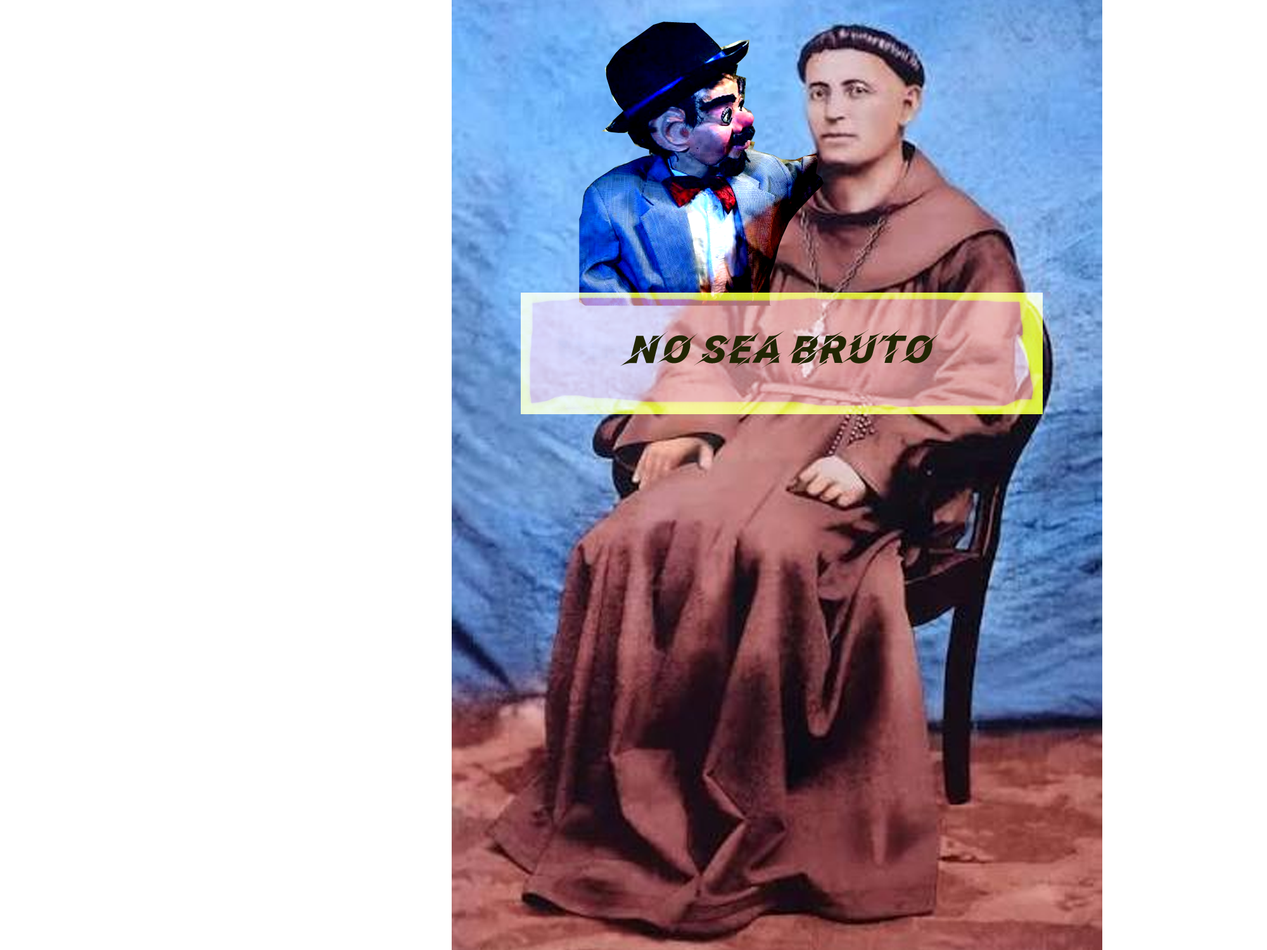
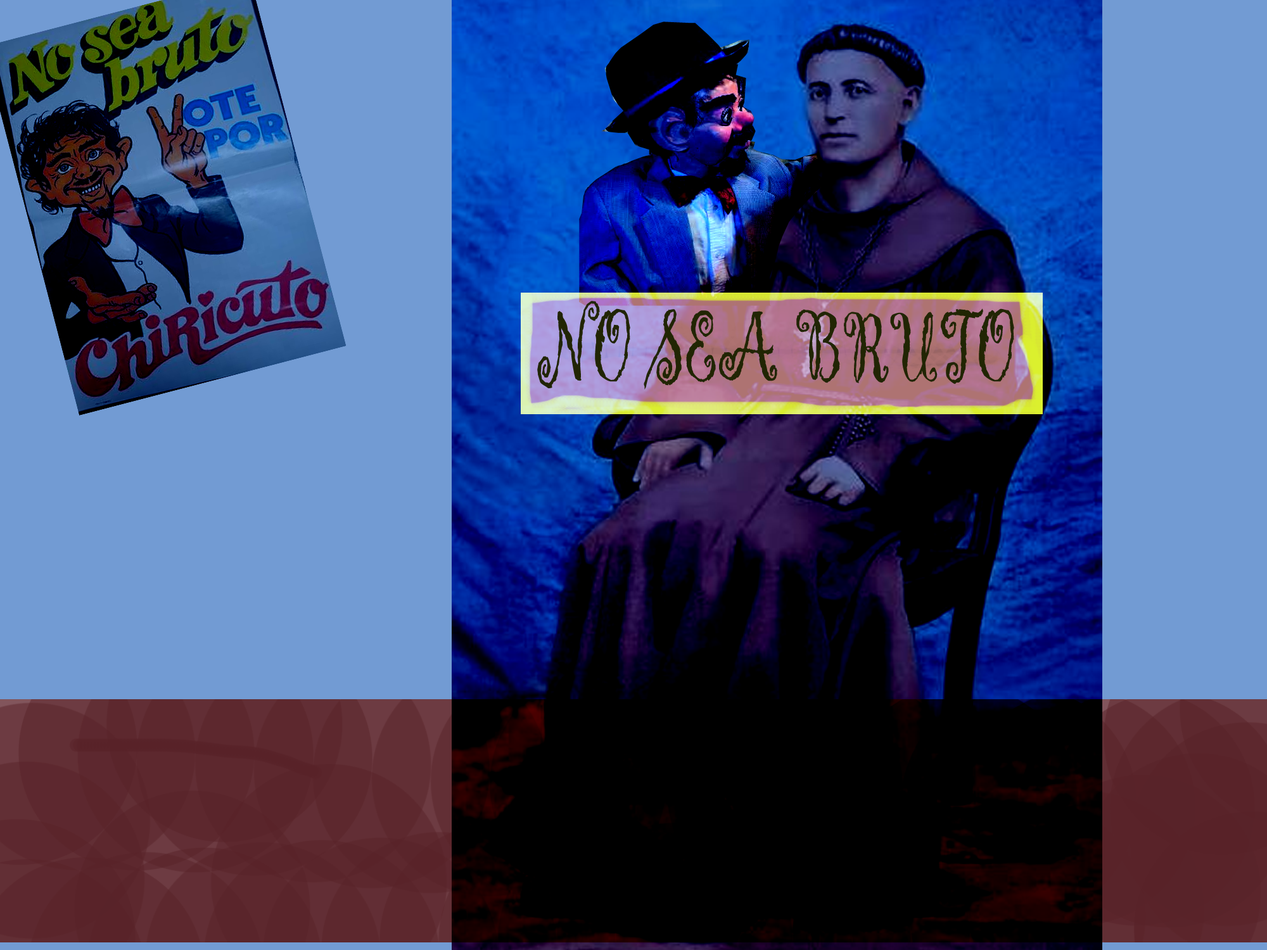
Before/after of a w=1267, h=950 layered artwork. What changed in the layer stack:
added layer "Layer 9" (linear burn) above "NO SEA BRUTO" over (0, 0, 346, 416)
painted on "NO SEA BRUTO" over (537, 300, 1014, 390)
"Layer 2": blend normal → linear burn over (451, 0, 1103, 950)
painted on "Layer 1" over (0, 0, 1267, 950)
